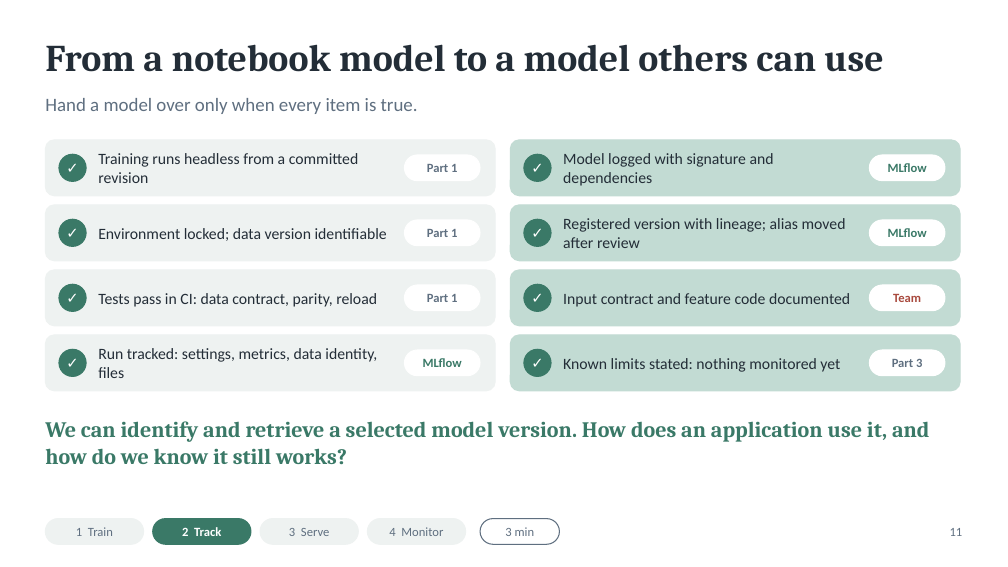
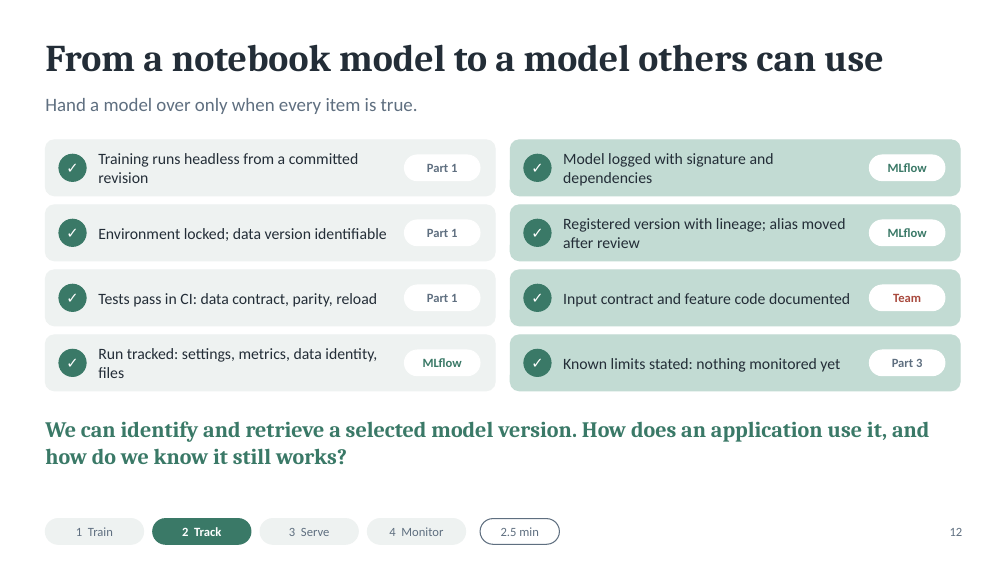
Before and after one commit to annadox/mlds2-demo, a slide deck: slide 13 of docs/presenter_2/mlds2-lecture.pptx (slide 12 before the commit). Drawn at 1008x567 pixels with LibreOffice and Linux fonts; fonts in the diff are those of the drawing. Boxes give left, top, right and bottom in pixels: in the first picture for what was removed or moved away, otherwise in the second. Text is boxed around its words. In the diff, an @@ line names an element or a change of style, - is before the commit and + after.

```diff
--- a/docs/presenter_2/mlds2-lecture.pptx
+++ b/docs/presenter_2/mlds2-lecture.pptx
@@ text at box(501, 527, 539, 536): text changed @@
-3 min
+2.5 min
@@ text at box(950, 528, 963, 536): text changed @@
-11
+12
```
Also in this commit, not shown: 10 other slides changed, 1 slide added, 44 other files.
